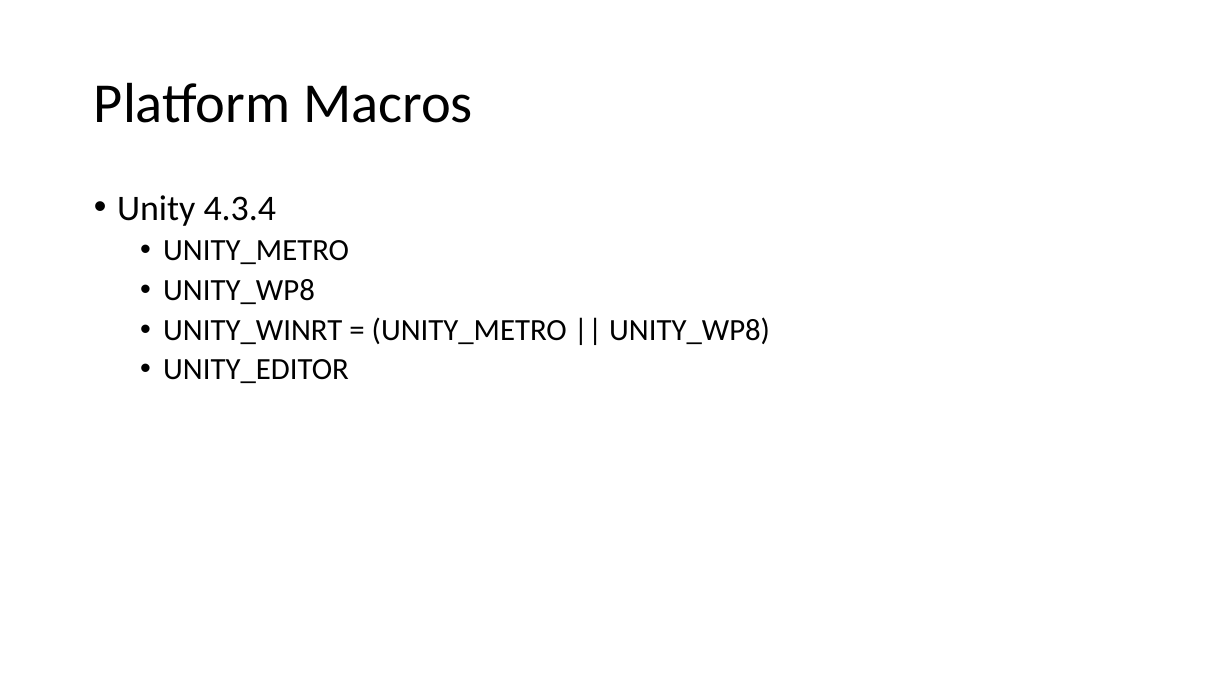
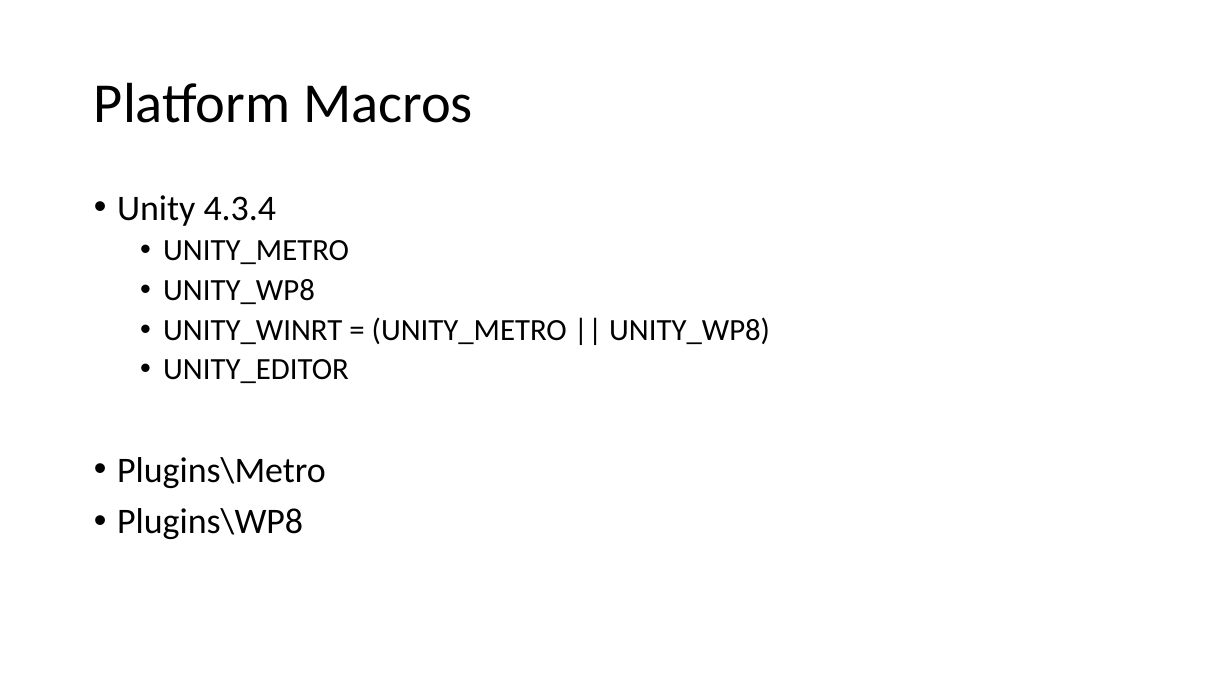
Before and after one commit to quandtm/UnityWin8Porting, a slide deck: slide 5 of PortingUnity_Win8.pptx (slide 6 before the commit). Drawn at 1232x693 pixels with LibreOffice and Linux fonts; fonts in the diff are those of the drawing. Boxes give left, top, right and bottom in pixels: in the first picture for what was removed or moved away, otherwise in the second. Text is boxed around its words. In the diff, an @@ line names an element or a change of style, - is before the commit and + after.

```diff
--- a/PortingUnity_Win8.pptx
+++ b/PortingUnity_Win8.pptx
@@ text at bbox=[117, 457, 326, 539]: paragraphs added @@
+• Plugins\Metro
+• Plugins\WP8
```
Also in this commit, not shown: 1 other slide changed.
